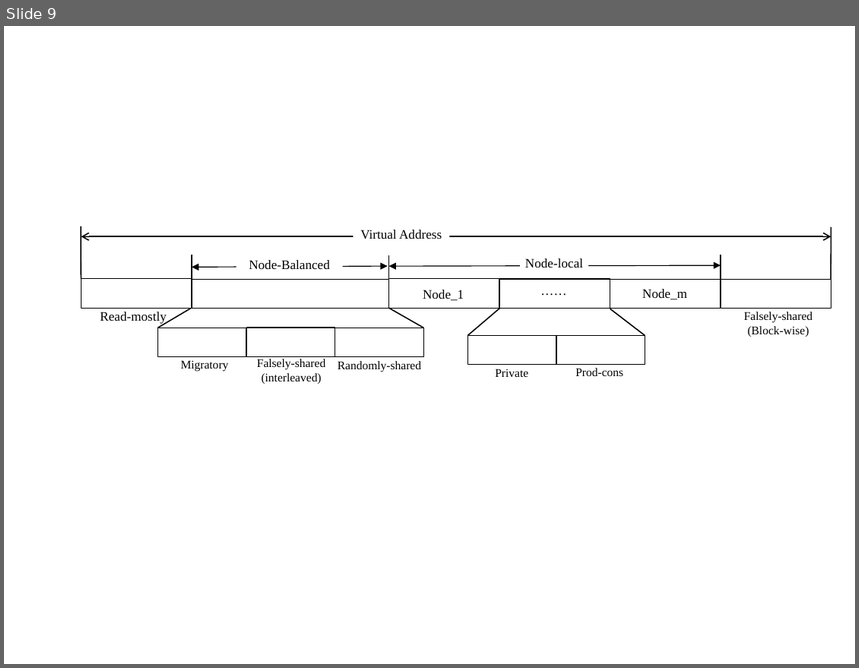
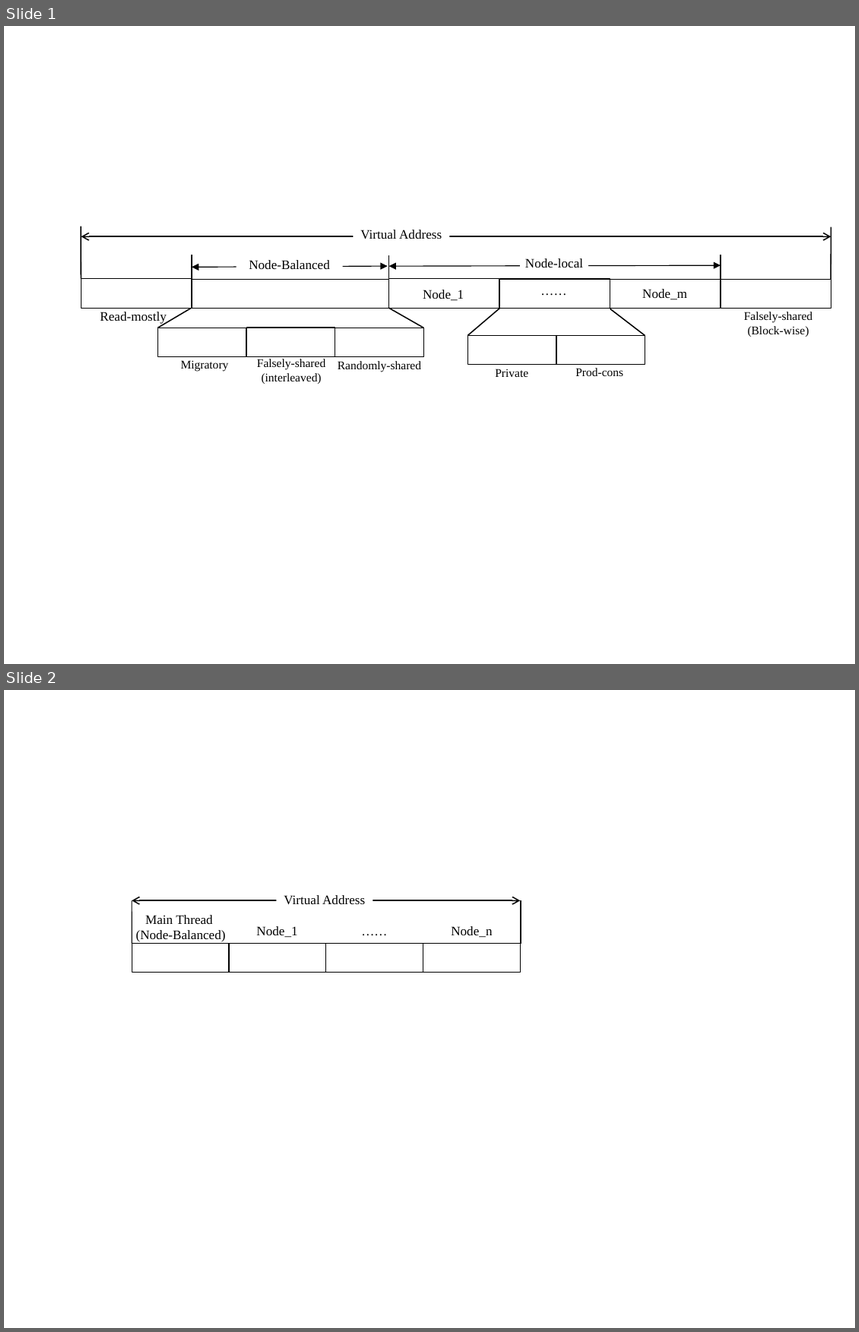
Before and after one commit to UTSASRG/numalloc, a slide deck: paper/figure/numalloc.pptx. Shown one above the other, each under a label of ours: slide 9 before the commit, slides 1 and 2 after it. The pictures are 859x668 and 859x1332 pixels, drawn with LibreOffice and Linux fonts; fonts in the diff are those of the drawing. Boxes give left, top, right and bottom in pixels: in the first picture for what was removed or moved away, otherwise in the second. Text is boxed around its words. In the diff, an @@ line names an element or a change of style, - is before the commit and + after.

```diff
--- a/paper/figure/numalloc.pptx
+++ b/paper/figure/numalloc.pptx
@@ slide 2 added at (4,690,855,1328), background #FFFFFF @@
@@ line added from (132, 901) to (132, 944), #000000 0.75 pt @@
@@ double arrow added from (132, 901) to (521, 901), #000000 1 pt @@
@@ text added at (136,915,226,942), 11 pt, text #000000 @@
+Main Thread
+(Node-Balanced)
@@ text added at (284,895,365,904), 11 pt, text #000000 @@
+Virtual Address
@@ line added from (521, 901) to (521, 944), #000000 0.75 pt @@
@@ rectangle added at (229,918,325,943), fill #FFFFFF, outline #FFFFFF 0.75 pt, 11 pt, text #000000 @@
+Node_1
@@ rectangle added at (325,918,423,943), fill #FFFFFF, outline #FFFFFF 0.75 pt, 11 pt, text #000000 @@
+……
@@ rectangle added at (424,918,521,943), fill #FFFFFF, outline #FFFFFF 0.75 pt, 11 pt, text #000000 @@
+Node_n
@@ rectangle added at (132,943,229,972), outline #000000 0.75 pt @@
@@ rectangle added at (229,944,325,973), outline #000000 0.75 pt @@
@@ rectangle added at (325,944,423,973), outline #000000 0.75 pt @@
@@ rectangle added at (424,944,521,973), outline #000000 0.75 pt @@
@@ what was slide 9 is now slide 1 @@
```
Also in this commit, not shown: 3 other slides added, 8 slides removed, 9 other files.
